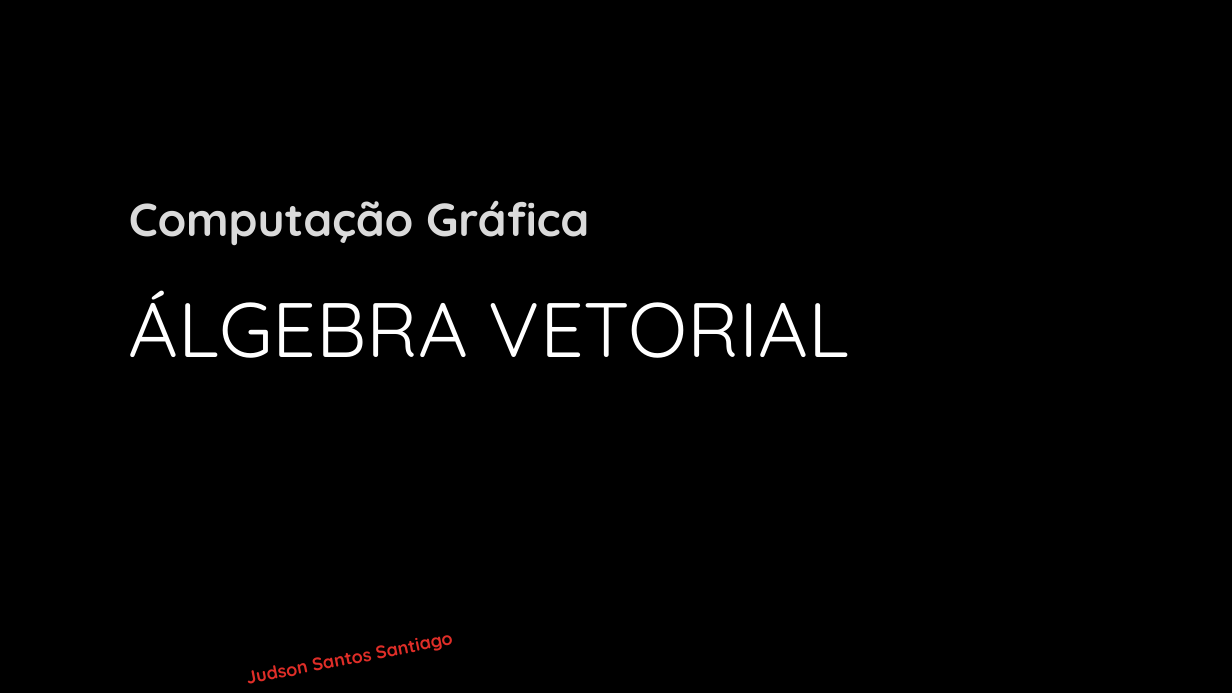
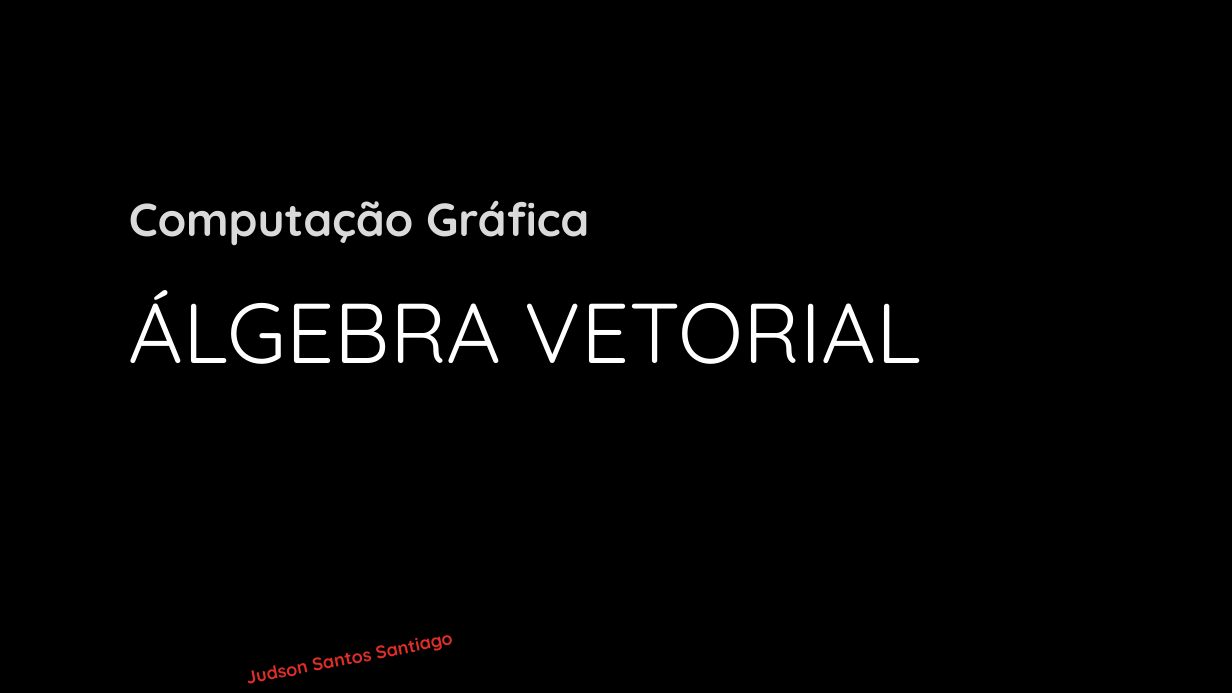
Before and after one commit to JudsonSS/CG, a slide deck: slide 1 of Slides/10. Álgebra Vetorial.pptx. Drawn at 1232x693 pixels with LibreOffice and Linux fonts; fonts in the diff are those of the drawing; background and template pictures are left out. Boxes give left, top, right and bottom in pixels: in the first picture for what was removed or moved away, otherwise in the second. Text is boxed around its words. In the diff, an @@ line names an element or a change of style, - is before the commit and + after.

```diff
--- a/Slides/10. Álgebra Vetorial.pptx
+++ b/Slides/10. Álgebra Vetorial.pptx
@@ title "ÁLGEBRA VETORIAL" at (129, 290, 922, 364): size 60 to 66 pt @@
```
Also in this commit, not shown: 1 other file.
